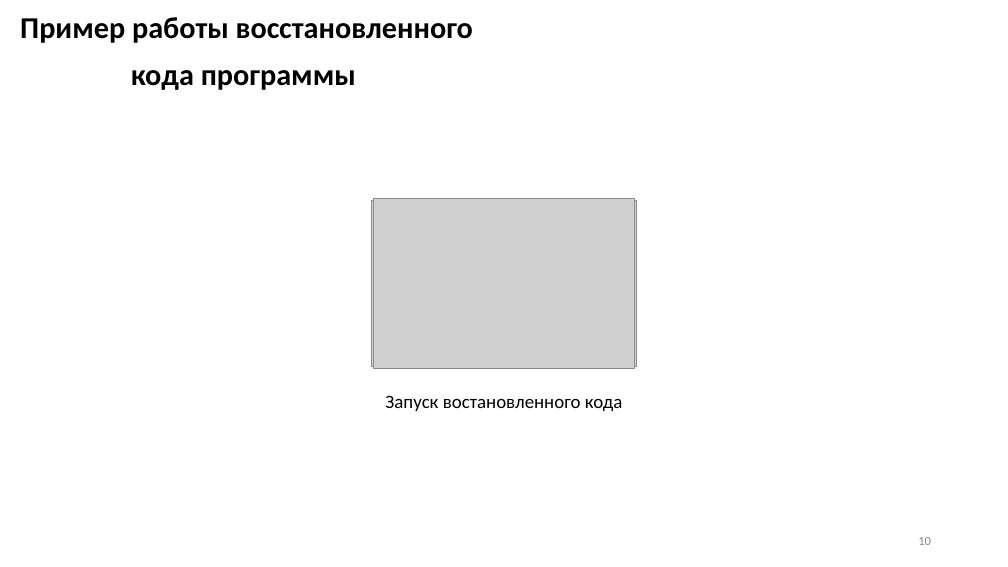
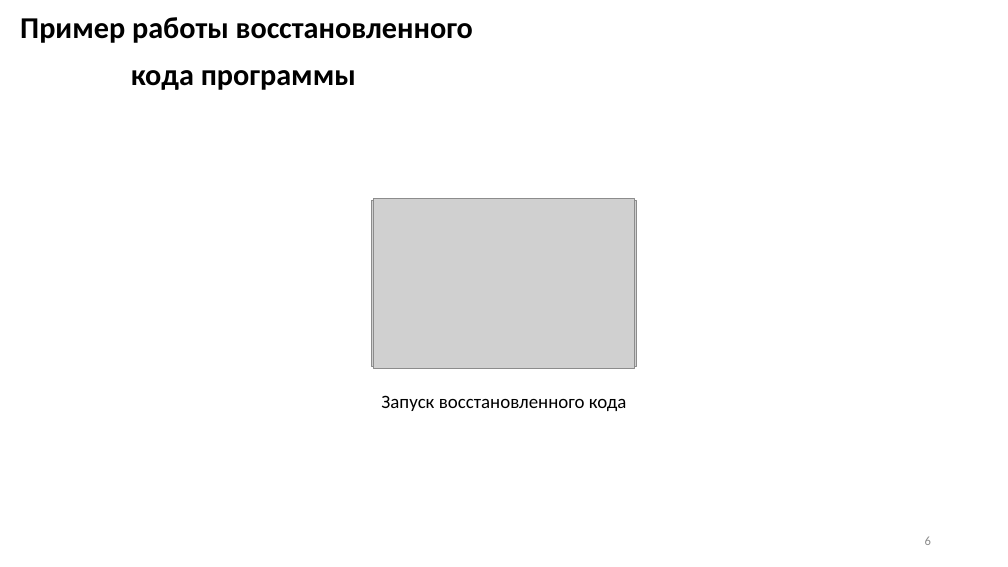
Before and after one commit to IgorKruchinin/Reverse_engineering, a slide deck: slide 6 of ЛР_5_Бикбавов_Кручинин.pptx (slide 10 before the commit). Drawn at 1008x567 pixels with LibreOffice and Linux fonts; fonts in the diff are those of the drawing; grey boxes stand for pictures. Boxes give left, top, right and bottom in pixels: in the first picture for what was removed or moved away, otherwise in the second. Text is boxed around its words. In the diff, an @@ line names an element or a change of style, - is before the commit and + after.

```diff
--- a/ЛР_5_Бикбавов_Кручинин.pptx
+++ b/ЛР_5_Бикбавов_Кручинин.pptx
@@ text at (x1=381, y1=395, x2=627, y2=411): text changed @@
-Запуск востановленного кода
+Запуск восcтановленного кода
@@ page number at (x1=925, y1=536, x2=931, y2=545): text changed @@
-10
+6
```
Also in this commit, not shown: 2 other slides changed, 1 slide added, 5 slides removed.
